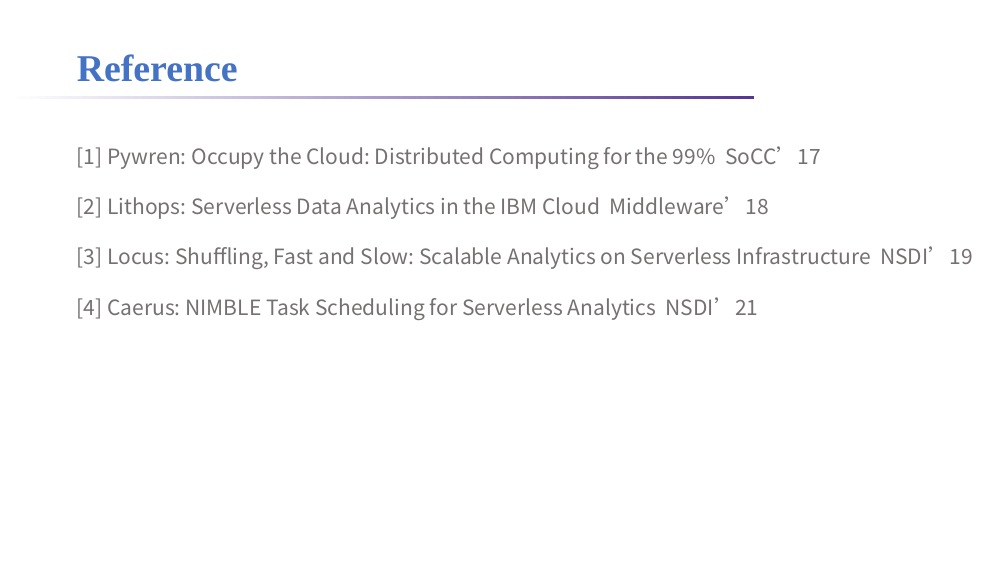
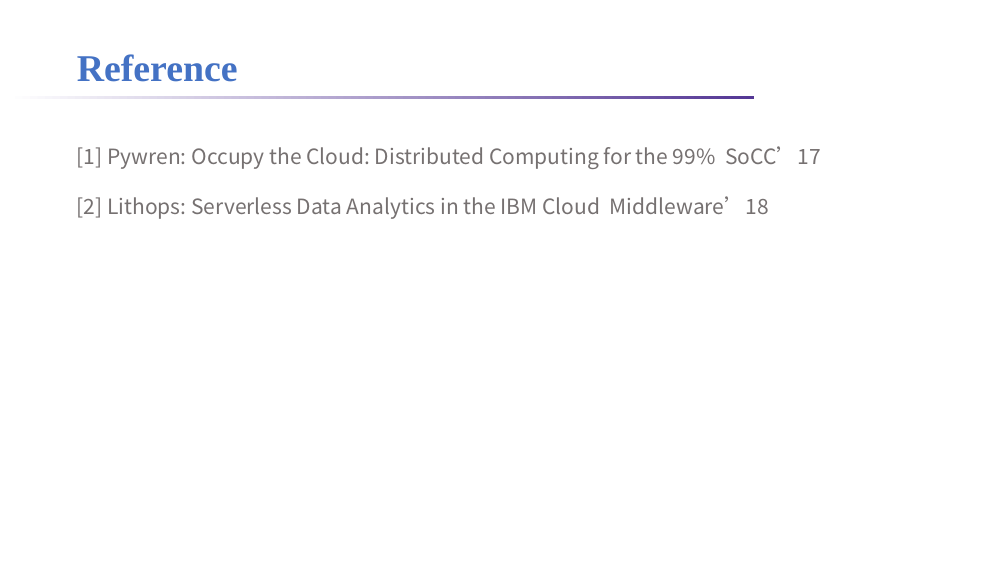
Before and after one commit to lt2000/ADSL, a slide deck: slide 15 of meeting/Lithops实验.pptx (slide 16 before the commit). Drawn at 1008x567 pixels with LibreOffice and Linux fonts; fonts in the diff are those of the drawing; background and template pictures are left out. Boxes give left, top, right and bottom in pixels: in the first picture for what was removed or moved away, otherwise in the second. Text is boxed around its words. In the diff, an @@ line names an element or a change of style, - is before the commit and + after.

```diff
--- a/meeting/Lithops实验.pptx
+++ b/meeting/Lithops实验.pptx
@@ text at (77,246,973,320): paragraphs removed @@
-[3] Locus: Shuffling, Fast and Slow: Scalable Analytics on Serverless Infrastructure NSDI’19
-[4] Caerus: NIMBLE Task Scheduling for Serverless Analytics NSDI’21
```
Also in this commit, not shown: 3 other slides changed, 1 slide removed, 8 other files.
